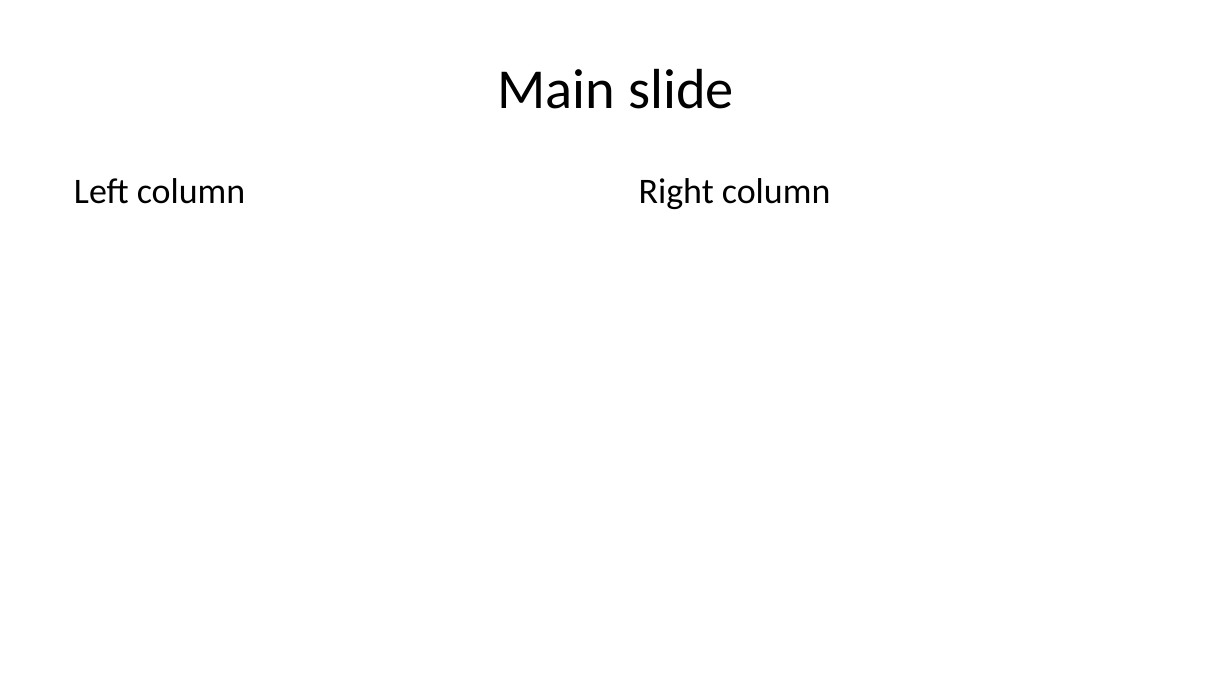
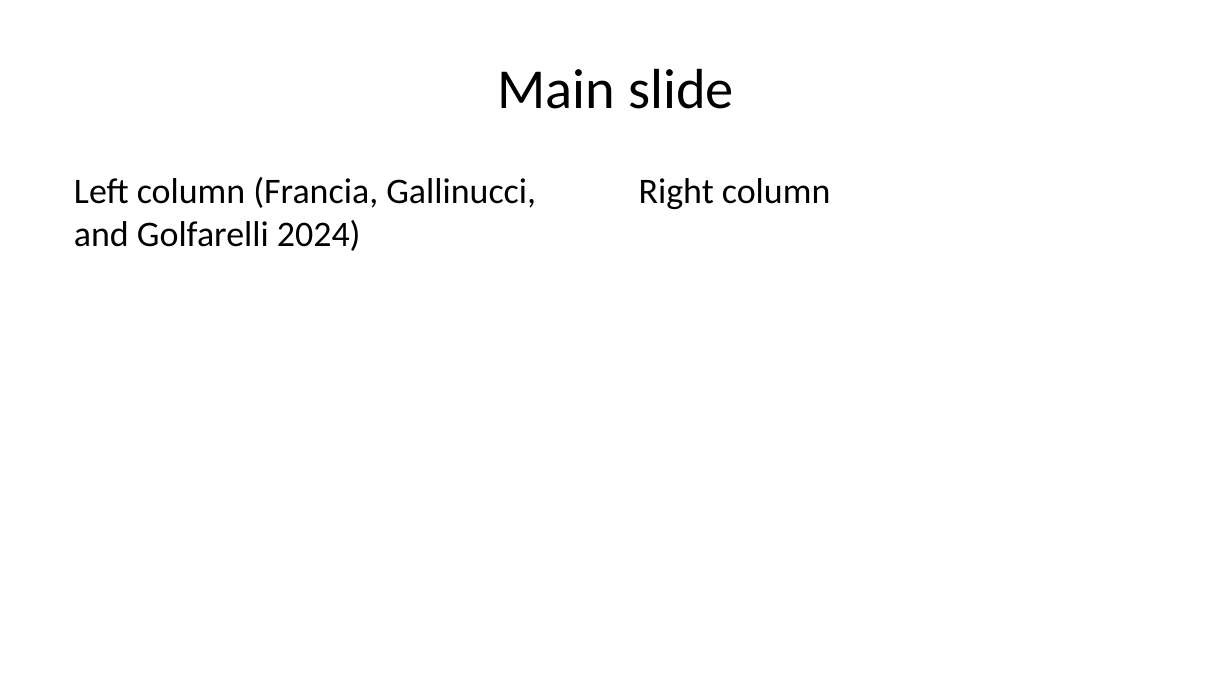
Before and after one commit to w4bo/slides-markdown, a slide deck: slide 2 of prova.pptx. Drawn at 1232x693 pixels with LibreOffice and Linux fonts; fonts in the diff are those of the drawing. Boxes give left, top, right and bottom in pixels: in the first picture for what was removed or moved away, otherwise in the second. Text is boxed around its words. In the diff, an @@ line names an element or a change of style, - is before the commit and + after.

```diff
--- a/prova.pptx
+++ b/prova.pptx
@@ text at (74,177,536,251): text changed @@
-Left column
+Left column (Francia, Gallinucci, and Golfarelli 2024)
```
Also in this commit, not shown: 1 slide added, 1 other file.
